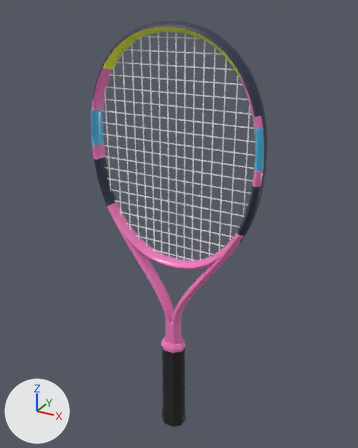
What one commit did to the glTF model assets/realistic/babolat-pure-aero-rafa-junior-26-2023.glb.
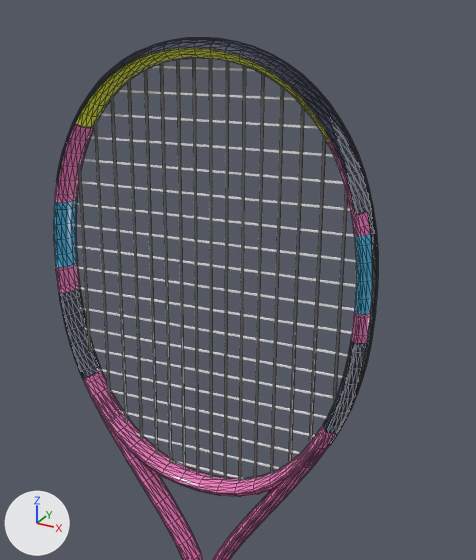
Each version appears first whole from a 50 mm lens placed at (0.333, -0.587, 0.677), pointed at (-0.001, 0.021, 0.373), and next in a close-up on the part from 17% to 89% of the width and 0% to 68% of the height. The lights are fixed; the arrows at lower left show +X, +Y and +Z. The older version's two pictures come first. The close-ups show mesh edges as thin lines. Where no turn or scale is listed for an object, it has been applied to the vertices. Vertices at exactly the same position are counted once.

Objects in the first close-up: 'bumper', 'frame', 'grommets', 'strings_crosses', 'strings_mains'.
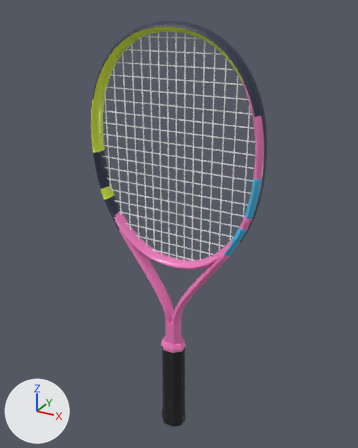
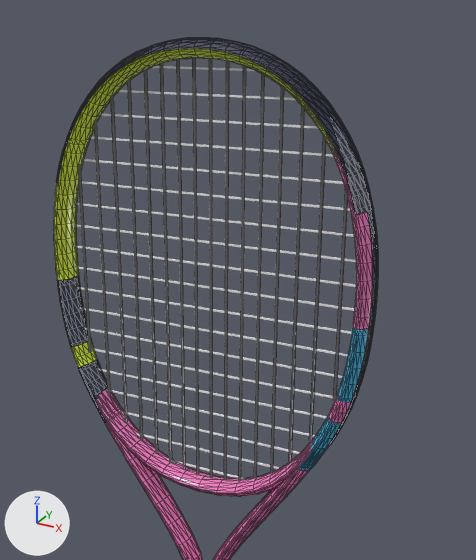
Diff of the bpy script that builds the scene:
```diff
--- a/assets/realistic/babolat-pure-aero-rafa-junior-26-2023.glb.py
+++ b/assets/realistic/babolat-pure-aero-rafa-junior-26-2023.glb.py
@@ me_frame @@
 # used by ob_frame; location = (0.0, 0.0, 0.4128)
-me_frame.from_pydata(...)  # 1784 vertices, 3508 faces; spans x -0.136..0.136, y -0.013..0.013, z -0.248..0.248
+me_frame.from_pydata(...)  # 1880 vertices, 3700 faces; spans x -0.136..0.136, y -0.013..0.013, z -0.248..0.248
+# me_frame part 1: 48 vertices removed from x -0.136..-0.104, y -0.013..0.013, z -0.022..0.074; 112 vertices added at x -0.135..-0.084, y -0.013..0.013, z -0.059..0.064
+# me_frame part 2: 48 vertices removed from x 0.104..0.136, y -0.013..0.013, z -0.022..0.074; 112 vertices added at x 0.084..0.135, y -0.013..0.013, z -0.059..0.064
+# me_frame part 3: 32 vertices removed from x -0.132..-0.097, y -0.013..0.013, z 0.126..0.191; 16 vertices added at x -0.116..-0.105, y -0.013..0.013, z 0.17..0.176
+# me_frame part 4: 32 vertices removed from x 0.097..0.132, y -0.013..0.013, z 0.126..0.191; 16 vertices added at x 0.105..0.116, y -0.013..0.013, z 0.17..0.176
+# me_frame part 5: 1216 kept faces spanning x -0.136..0.136, y -0.013..0.013, z -0.055..0.248 get new vertex colours
 me_frame.materials.append(mat_mat_frame)
```

Changed parts and their boxes [x1, y1, x2, y2] in the close-ups (476 x 560 px; the box of a moved part takes in the faces that stretch with it):
part 1 of me_frame, reshaped
    before: [55, 250, 104, 385]
    after: [56, 265, 118, 440]
part 2 of me_frame, reshaped
    before: [320, 297, 371, 438]
    after: [286, 315, 370, 485]
part 3 of me_frame, moved or reshaped
    before: [54, 112, 101, 210]
    after: [65, 138, 90, 154]
part 4 of me_frame, moved or reshaped
    before: [320, 127, 371, 246]
    after: [335, 158, 345, 176]
part 5 of me_frame, recoloured
    both: [54, 88, 372, 468]
